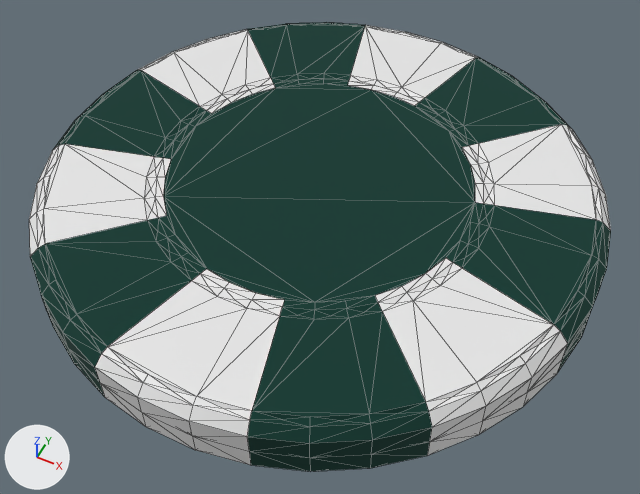
Before and after pictures for a commit that changed the glTF model public/static_assets/models/pieces/misc/poker_chip.glb.
The view is the same before and after, from a 50 mm camera at (1.0, -1.997, 2.274) aimed at (0.051, -0.099, -0.099). Arrows for +X, +Y and +Z are at lower left; the lights stay in place. The picture after the commit comes second. Mesh edges are drawn as thin lines. Vertices at exactly the same position are counted once.

Objects in the first picture: 'poker_chip'.
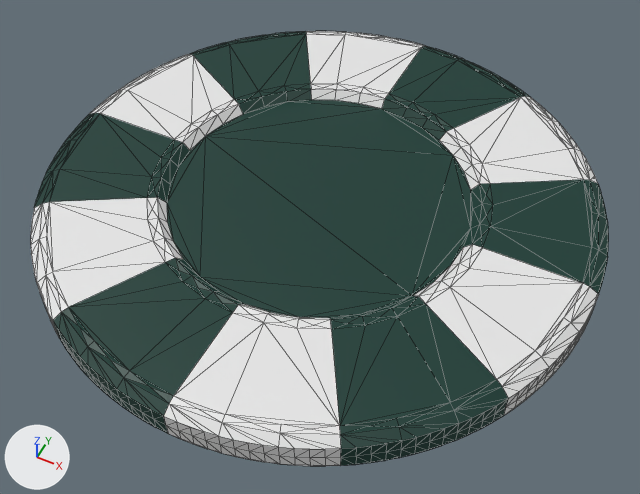
Diff of the bpy script that builds the scene:
```diff
--- a/public/static_assets/models/pieces/misc/poker_chip.glb.py
+++ b/public/static_assets/models/pieces/misc/poker_chip.glb.py
@@ mat_accent @@
 mat_accent.base_color = (0.0, 0.038, 0.0273)  # dark cyan #00372e
-mat_accent.roughness = 1.0
@@ me_pchip @@
 # used by ob_poker_chip; location = (0.0, 0.0, 0.0); rotation_euler = (0.0, 0.0, 0.785), in degrees (0, 0, 45)
-me_pchip.from_pydata(...)  # 612 vertices, 1254 faces; spans x -1.0..1.0, y -1.0..1.0, z -0.13..0.13
+me_pchip.from_pydata(...)  # 936 vertices, 1868 faces; spans x -1.0..1.0, y -1.0..1.0, z -0.13..0.13
+# me_pchip part 1: 324 vertices added at x -1.0..1.0, y -1.0..1.0, z -0.08..0.08
+# me_pchip part 2: 72 vertices moved from x -0.54..0.54, y -0.54..0.54, z -0.13..0.13 to x -0.54..0.54, y -0.54..0.54, z -0.08..0.08
 me_pchip.materials.append(mat_accent)
@@ ob_poker_chip @@
 ob_poker_chip.location = (0.0, 0.0, 0.0)
-ob_poker_chip.rotation_euler = (0.0, 0.0, 0.785)  # degrees (0, 0, 45)
+ob_poker_chip.scale = (1.0, 1.0, 0.6)
```

Changed parts and their boxes (x1, y1, x2, y2) in the pictures (640 x 494 px; the box of a moved part takes in the faces that stretch with it):
'poker_chip', surface changed, reshaped, rescaled, turned: before (29, 22, 611, 471); after (31, 31, 609, 466)
part 1 of me_pchip, added: after (31, 31, 609, 466)
part 2 of me_pchip, moved or reshaped: before (155, 79, 484, 310); after (157, 89, 482, 319)
